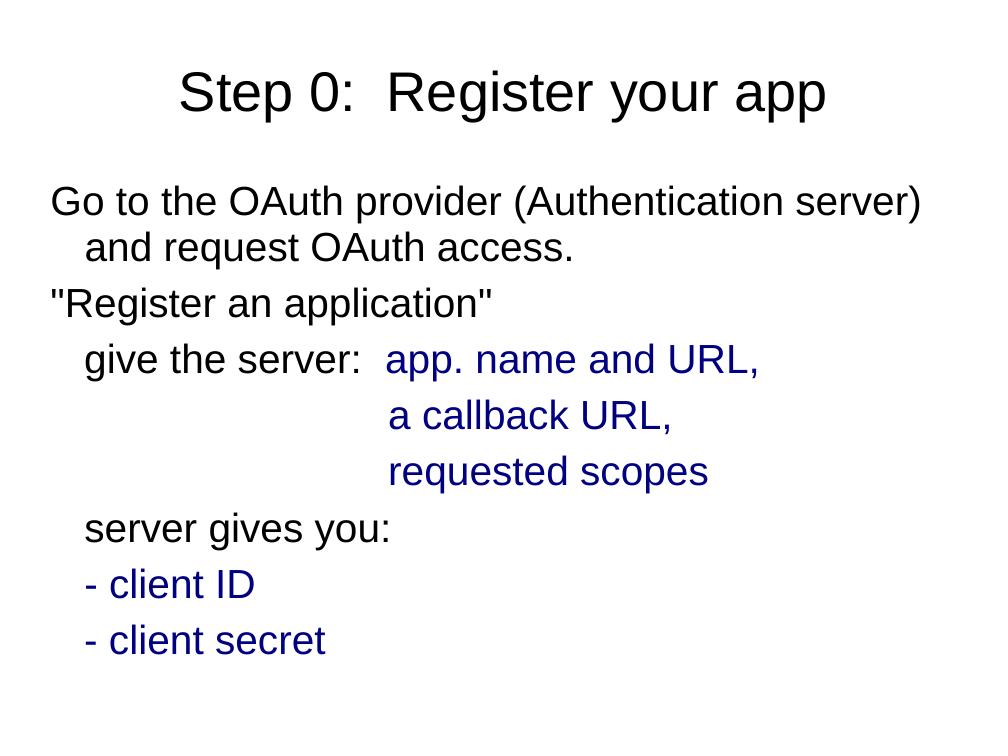
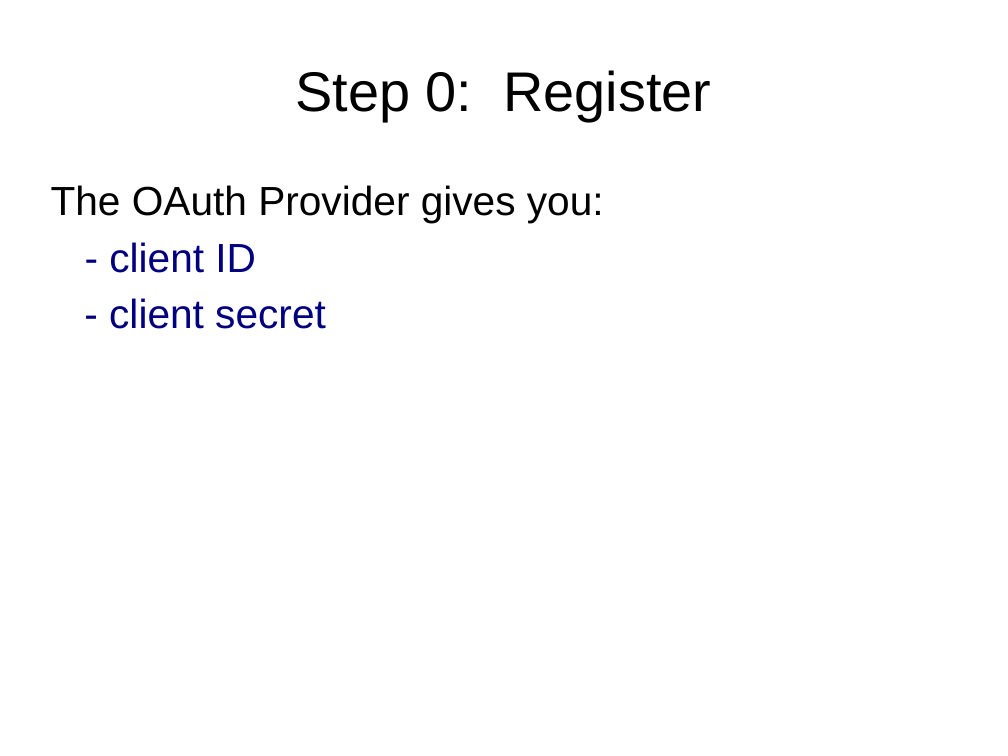
Before and after one commit to cpske/ISP, a slide deck: slide 4 of authentication/oauth/OAuth.ppt (slide 3 before the commit). Drawn at 1008x756 pixels with LibreOffice and Linux fonts; fonts in the diff are those of the drawing. Boxes give left, top, right and bottom in pixels: in the first picture for what was removed or moved away, otherwise in the second. Text is boxed around its words. In the diff, an @@ line names an element or a change of style, - is before the commit and + after.

```diff
--- a/authentication/oauth/OAuth.ppt
+++ b/authentication/oauth/OAuth.ppt
@@ title at (295,70,711,121): text changed @@
-Step 0: Register your app
+Step 0: Register
@@ text at (51,185,604,223): text changed @@
-Go to the OAuth provider (Authentication server) and request OAuth access.
-"Register an application"
-give the server: app. name and URL,
-a callback URL,
-requested scopes
-server gives you:
+The OAuth Provider gives you:
```
Also in this commit, not shown: 1 slide added, 7 other files.
